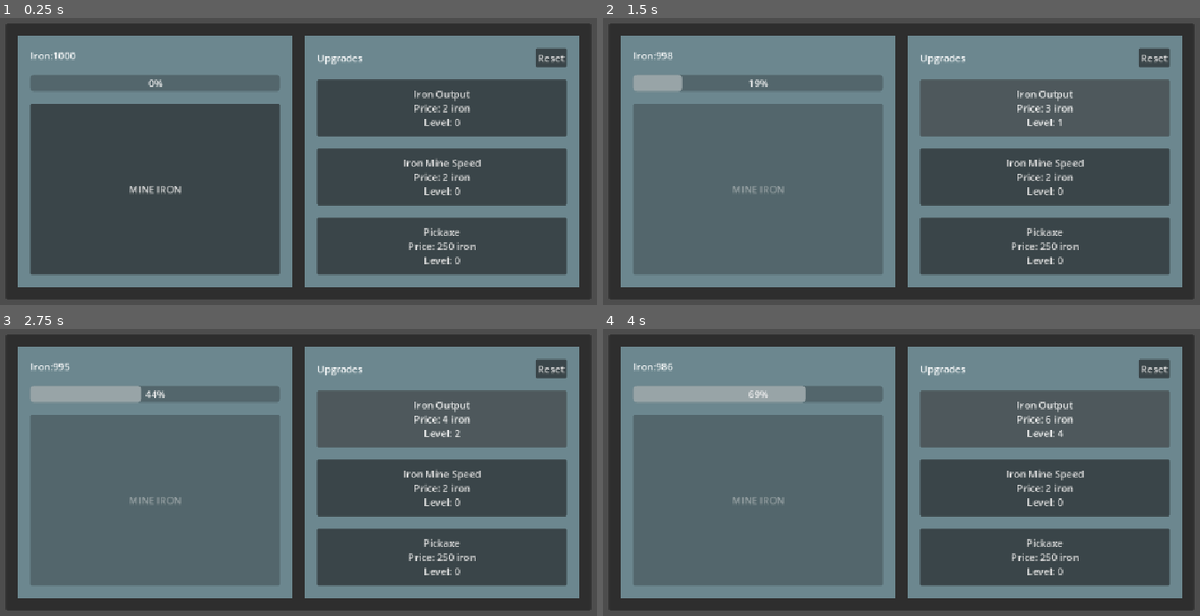
Above: before the commit, frames 1-4 (two rows, left to right).
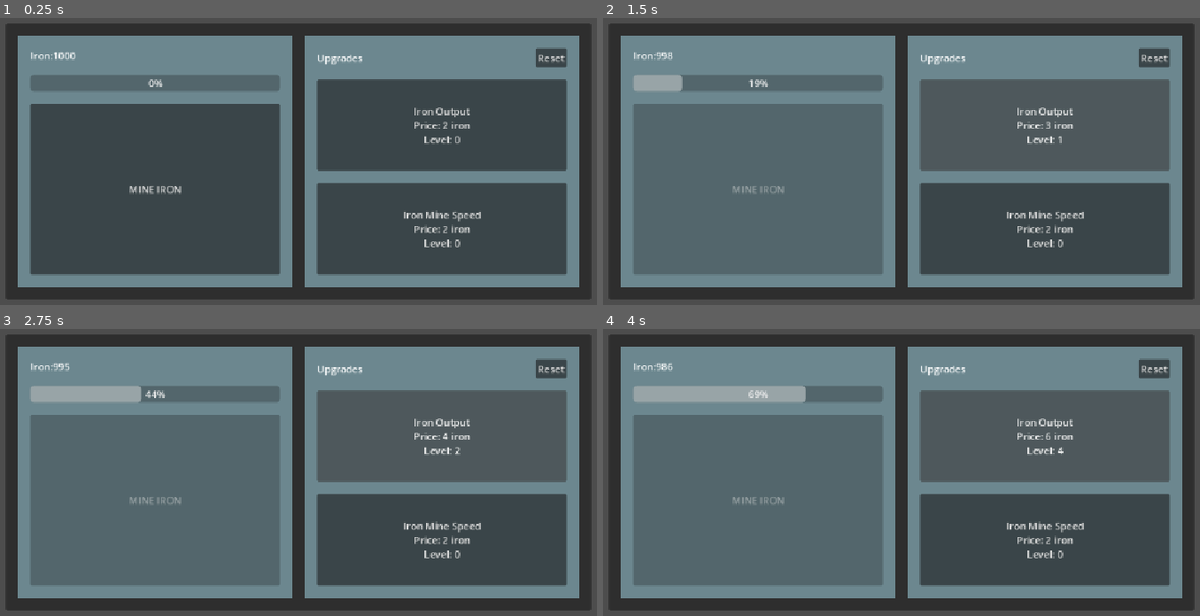
Above: after the commit, the same moments.

Repository: kmelkon/mine-incremental-tutorial-extended
Game: Godot game, scene res://main.tscn
The game is run twice, just before and just after one commit, with the same random seed, the same clock (stepped at 60 frames per second) and the same inputs.
Inputs:
- Up to frame 1 (0.25 s): no input
- Up to frame 2 (1.5 s): click "MINE IRON" at 0.5 s; click "Iron Output Price: 2 iron Lev…" at 1.25 s
- Up to frame 3 (2.75 s): click "Iron Output Price: 3 iron Lev…" at 2 s
- Up to frame 4 (4 s): click "Iron Output Price: 4 iron Lev…" at 2.75 s; click "Iron Output Price: 5 iron Lev…" at 3.5 s

The runs differ from the first frame. In frame 1, 6.6% of the frame differs, in the area x 52-96%, y 25-86%; in frame 2, 6.8%; in frame 3, 6.8%; in frame 4, 6.8%.

Commit message:
disabled maxed level buttons

Diff:
--- a/main.gd
+++ b/main.gd
@@ -19,7 +19,7 @@
 var coal_output = 1
 var passive_output_time = 1
 var passive_output = 0
-var coal_miner_unlock_cost = 100
+var coal_miner_unlock_cost = 1100
 var coal_miner_upgrade_cost = {
 	"iron": 100,
 	"coal": 50
--- a/main.tscn
+++ b/main.tscn
@@ -229,6 +229,7 @@
 text = "Coal Miner Upgrade"
 
 [node name="UpgradeButtonControl" parent="MarginContainer/PanelContainer/MarginContainer/HBoxContainer/Upgrades/MarginContainer/VBoxContainer" unique_id=1706843746 groups=["upgrade_buttons"] instance=ExtResource("3_htxhm")]
+visible = false
 layout_mode = 2
 upgrade_id = &"pickaxe"
 
--- a/upgrade_button_control.gd
+++ b/upgrade_button_control.gd
@@ -15,11 +15,15 @@
 
 func refresh() -> void:
 	var upgrade = upgrade_data.upgrades[upgrade_id]
+	var is_maxed = upgrade_data.is_upgrade_maxed(upgrade_id)
+
 	button.text = "%s\nPrice: %s iron\nLevel: %s" % [
 		upgrade["name"],
 		upgrade["cost"]["iron"],
 		upgrade["level"],
 	]
+
+	button.disabled = is_maxed
 
 func _on_upgrade_bought(bought_id: StringName) -> void:
 	# when an upgrade is bought and it matches this instance's upgrade_id then refresh the text
--- a/upgrade_data.gd
+++ b/upgrade_data.gd
@@ -57,6 +57,19 @@
 			return upgrades["iron_mine_speed"]["cost"]["iron"]
 	return -1
 
+func is_upgrade_maxed(upgrade_id: StringName) -> bool:
+	var upgrade = upgrades[upgrade_id]
+
+	if not upgrade.has("max_level"):
+		return false
+
+	return upgrade["level"] >= upgrade["max_level"]
+
 func reset_upgrades() -> void:
 #	reset all upgrade data to  initial here
 	pass
+
+#	Migrate passive output.
+#	Migrate coal upgrades, since they will teach you multi-resource costs.
+#	Add save/load after the game state has settled.
+# 	show coal unlock button when player is nearing the unlock threshold
